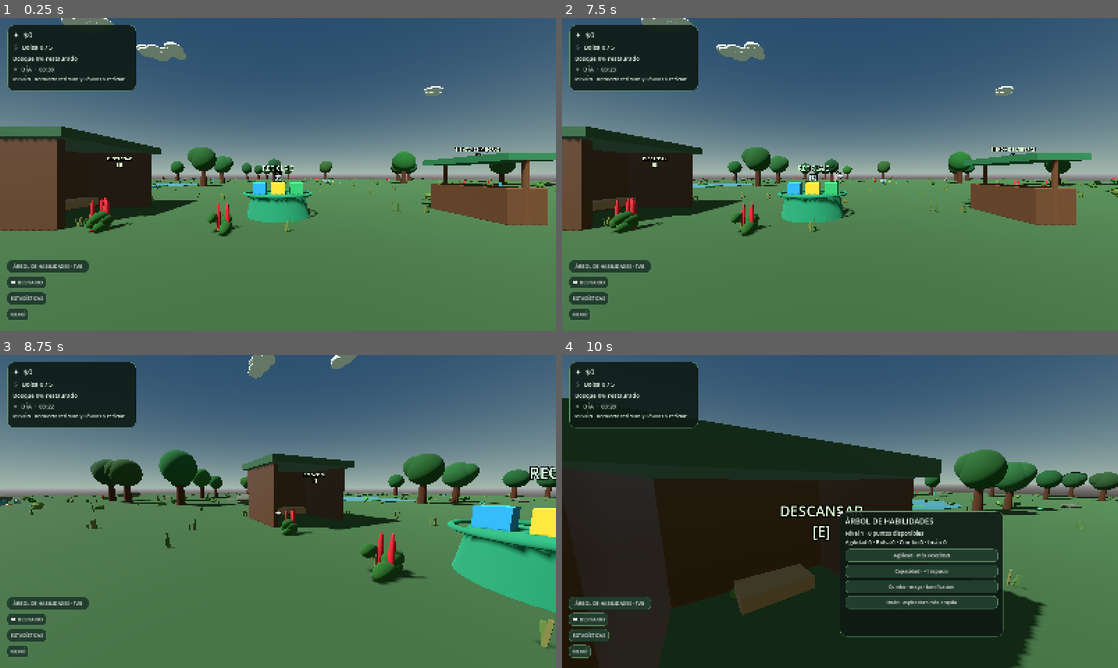
Above: before the commit, frames 1-4 (two rows, left to right).
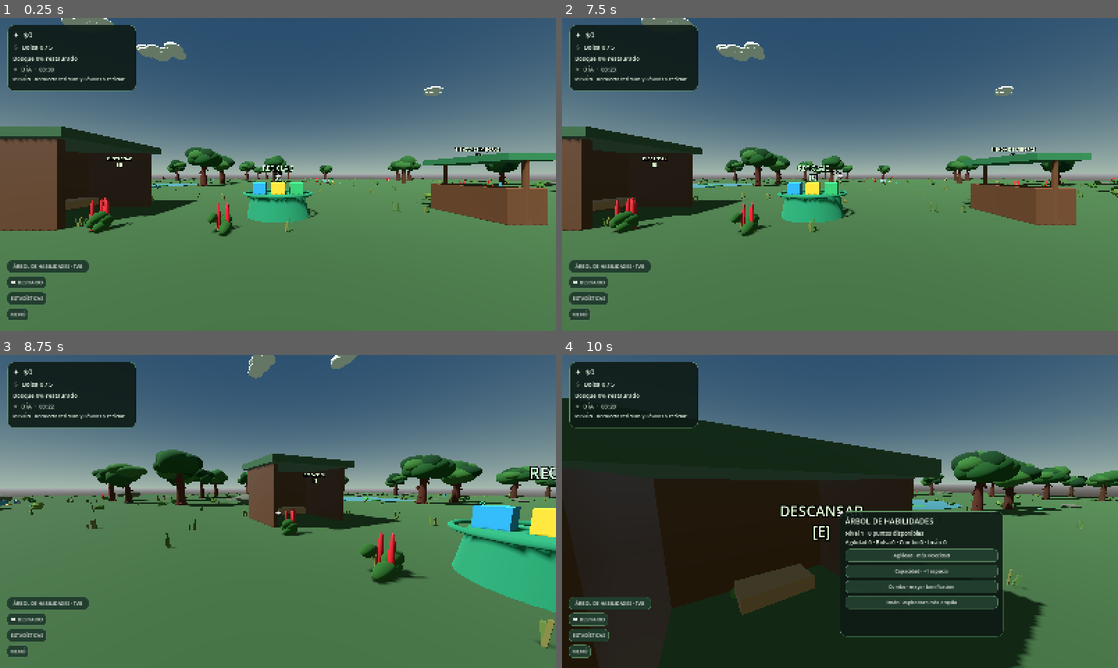
Above: after the commit, the same moments.

Repository: Tomardosama/verdevivo
Game: Godot game, scene res://scenes/main/main.tscn
Same seed, same stepped clock (60 frames per second), same inputs: the game is played once before the commit and once after it.
Inputs (mouse positions are in pixels of both pictures, inside the frame that each line leads up to):
- Up to frame 1 (0.25 s): no input
- Up to frame 2 (7.5 s): click "ÁRBOL DE HABILIDADES · TAB" at 0.5 s; click "Agilidad · más velocidad" at 1.25 s; click "Capacidad · +1 espacio" at 2 s; click "Combo · mayor bonificación" at 2.75 s; click "Imán · aspiradora más amplia" at 3.5 s; click "📖 BESTIARIO" at 4.25 s; click "ESTADÍSTICAS" at 5 s; click "MENÚ" at 5.75 s; click "CONTINUAR JUGANDO" at 6.5 s; tap Enter at 7.25 s; move the mouse to (962, 158) at 7.27 s; hold D (move_right) from 7.28 s (still down); tap E (deposit) at 7.35 s; click (962, 158) at 7.42 s
- Up to frame 3 (8.75 s): tap Space (jump) at 7.52, 8.27 s; move the mouse to (250, 511) at 8.02 s; release D (move_right) at 8.03 s; hold W (move_forward) from 8.03 s (still down); tap Shift (sprint) at 8.1 s
- Up to frame 4 (10 s): keep holding W (move_forward); move the mouse to (851, 505) at 8.77 s; hold F (vacuum) 8.78-9.53 s; move the mouse to (834, 517) at 9.52 s; tap Tab at 9.6 s; click (834, 517) at 9.67 s; tap Space (jump) at 9.77 s

The runs differ from the first frame. In frame 1, 0.9% of the frame differs, in the area x 30-100%, y 41-56%; in frame 2, 0.9%; in frame 3, 2.2%, in the area x 0-100%, y 30-50%; in frame 4, 1.6%.

Commit message:
Improve tree silhouettes with layered foliage and roots

Diff:
--- a/scripts/main.gd
+++ b/scripts/main.gd
@@ -161,43 +161,85 @@
 	var tree_scale := randf_range(0.88, 1.22)
 	tree.scale = Vector3(tree_scale, tree_scale, tree_scale)
 	parent.add_child(tree)
+
+	# Tronco ligeramente cónico y raíces visibles para evitar la silueta de cilindro simple.
 	var trunk := MeshInstance3D.new()
 	var trunk_mesh := CylinderMesh.new()
-	trunk_mesh.radial_segments = 48
+	trunk_mesh.radial_segments = 24
 	trunk_mesh.rings = 8
-	trunk_mesh.top_radius = 0.22
-	trunk_mesh.bottom_radius = 0.34
-	trunk_mesh.height = 2.4
+	trunk_mesh.top_radius = 0.17
+	trunk_mesh.bottom_radius = 0.36
+	trunk_mesh.height = 2.85
 	trunk.mesh = trunk_mesh
-	trunk.position.y = 1.2
+	trunk.position.y = 1.42
 	var bark := StandardMaterial3D.new()
-	bark.albedo_color = Color(0.28, 0.16, 0.09)
+	bark.albedo_color = Color(0.24 + randf() * 0.07, 0.13 + randf() * 0.035, 0.075 + randf() * 0.025)
+	bark.roughness = 0.96
 	trunk.material_override = bark
 	tree.add_child(trunk)
 	_add_box_collision(tree, Vector3(0, 1.4, 0), Vector3(0.72, 2.8, 0.72))
-	var crown := MeshInstance3D.new()
-	var crown_mesh := SphereMesh.new()
-	crown_mesh.radial_segments = 64
-	crown_mesh.rings = 40
-	crown_mesh.radius = 1.35
-	crown_mesh.height = 2.7
-	crown.mesh = crown_mesh
-	crown.position.y = 3.0
-	var leaves := StandardMaterial3D.new()
-	leaves.albedo_color = Color(0.10 + randf() * 0.08, 0.27 + randf() * 0.12, 0.12 + randf() * 0.07)
-	leaves.roughness = 1.0
-	crown.material_override = leaves
-	tree.add_child(crown)
-	var crown_second := MeshInstance3D.new()
-	var crown_mesh_second := SphereMesh.new()
-	crown_mesh_second.radial_segments = 64
-	crown_mesh_second.rings = 40
-	crown_mesh_second.radius = 0.95
-	crown_mesh_second.height = 1.9
-	crown_second.mesh = crown_mesh_second
-	crown_second.position = Vector3(0.65, 3.25, 0.15)
-	crown_second.material_override = leaves
-	tree.add_child(crown_second)
+
+	for root_index in range(4):
+		var root := MeshInstance3D.new()
+		var root_mesh := CylinderMesh.new()
+		root_mesh.radial_segments = 12
+		root_mesh.top_radius = 0.045
+		root_mesh.bottom_radius = 0.19
+		root_mesh.height = 0.92
+		root.mesh = root_mesh
+		root.position = Vector3(0, 0.28, 0)
+		root.rotation_degrees.y = float(root_index) * 90.0
+		root.rotation_degrees.z = 48.0 if root_index % 2 == 0 else -48.0
+		root.material_override = bark
+		tree.add_child(root)
+
+	# Ramas que nacen del tronco y se integran bajo la copa.
+	for branch_index in range(3):
+		var branch := MeshInstance3D.new()
+		var branch_mesh := CylinderMesh.new()
+		branch_mesh.radial_segments = 12
+		branch_mesh.top_radius = 0.035
+		branch_mesh.bottom_radius = 0.105
+		branch_mesh.height = 1.25
+		branch.mesh = branch_mesh
+		branch.position = Vector3(0, 1.75 + float(branch_index) * 0.22, 0)
+		branch.rotation_degrees = Vector3(22.0 * float(branch_index - 1), 0.0, -38.0 + float(branch_index) * 38.0)
+		branch.material_override = bark
+		tree.add_child(branch)
+
+	# Copa compuesta por volúmenes irregulares: evita el aspecto de una esfera perfecta.
+	var foliage_palette := [
+		Color(0.075, 0.22, 0.105),
+		Color(0.105, 0.29, 0.125),
+		Color(0.15, 0.34, 0.15),
+		Color(0.19, 0.38, 0.17)
+	]
+	var foliage_materials: Array[StandardMaterial3D] = []
+	for foliage_color in foliage_palette:
+		var foliage_material := StandardMaterial3D.new()
+		foliage_material.albedo_color = foliage_color
+		foliage_material.roughness = 1.0
+		foliage_material.cull_mode = BaseMaterial3D.CULL_BACK
+		foliage_materials.append(foliage_material)
+
+	for cluster_index in range(11):
+		var cluster := MeshInstance3D.new()
+		var cluster_mesh := SphereMesh.new()
+		cluster_mesh.radial_segments = 32
+		cluster_mesh.rings = 20
+		cluster_mesh.radius = randf_range(0.72, 1.12)
+		cluster_mesh.height = cluster_mesh.radius * randf_range(1.25, 1.75)
+		cluster.mesh = cluster_mesh
+		if cluster_index == 0:
+			cluster.position = Vector3(0.0, 3.35, 0.0)
+		else:
+			var angle := TAU * float(cluster_index - 1) / 10.0 + randf_range(-0.22, 0.22)
+			var ring_radius := randf_range(0.55, 1.05)
+			cluster.position = Vector3(cos(angle) * ring_radius, randf_range(2.75, 3.75), sin(angle) * ring_radius)
+		cluster.scale = Vector3(randf_range(0.88, 1.18), randf_range(0.82, 1.16), randf_range(0.88, 1.2))
+		cluster.material_override = foliage_materials[randi_range(0, foliage_materials.size() - 1)]
+		tree.add_child(cluster)
+
 	tree.rotation.y = randf_range(0.0, TAU)
 
 func _spawn_player() -> void:
